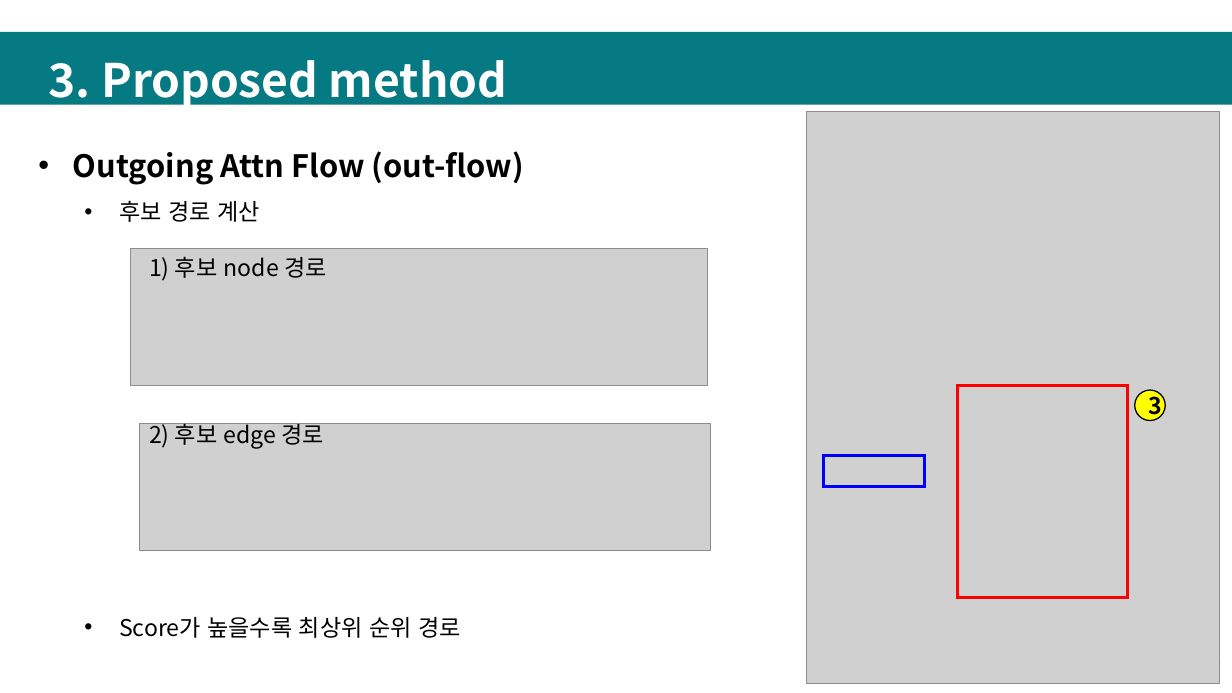
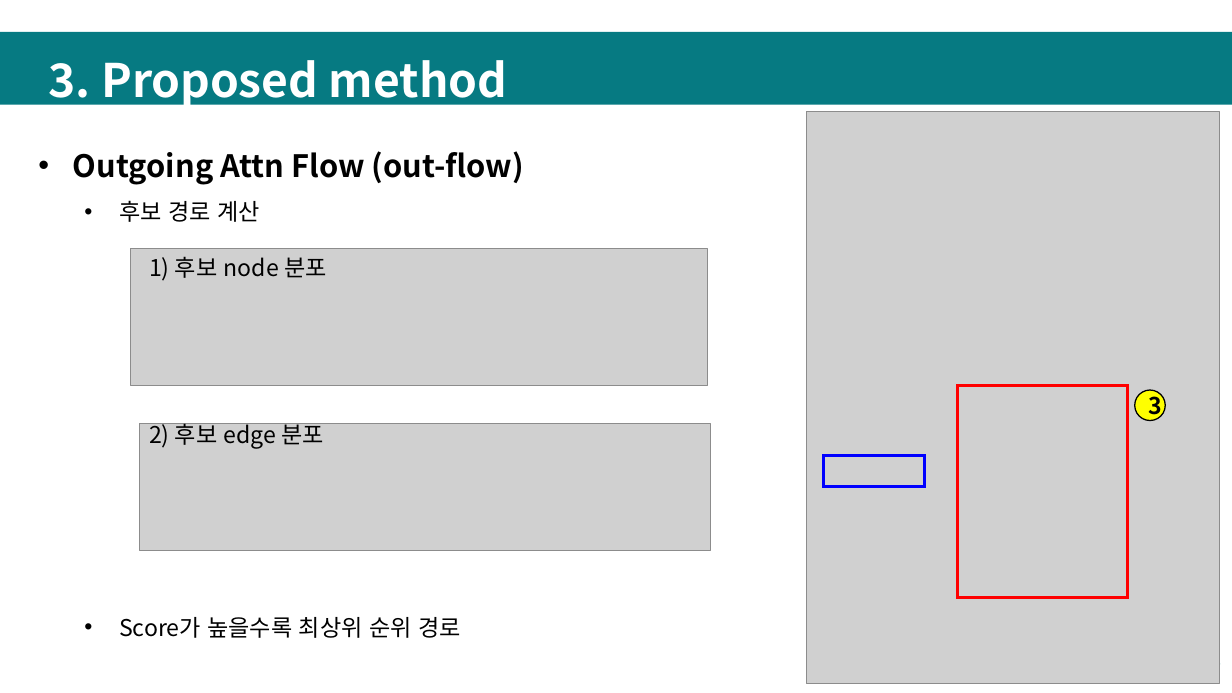
Before and after one commit to keejun-han/NLP_GNN_STUDY, a slide deck: slide 13 of Paper Review/(210623) AttnIO Knowledge Graph Exploration with In-and-Out Attention Flow for Knowledge-Grounded Dialogue(이천솔).pptx (slide 12 before the commit). Drawn at 1232x693 pixels with LibreOffice and Linux fonts; fonts in the diff are those of the drawing; grey boxes stand for pictures. Boxes give left, top, right and bottom in pixels: in the first picture for what was removed or moved away, otherwise in the second. Text is boxed around its words. In the diff, an @@ line names an element or a change of style, - is before the commit and + after.

```diff
--- a/Paper Review/(210623) AttnIO Knowledge Graph Exploration with In-and-Out Attention Flow for Knowledge-Grounded Dialogue(이천솔).pptx
+++ b/Paper Review/(210623) AttnIO Knowledge Graph Exploration with In-and-Out Attention Flow for Knowledge-Grounded Dialogue(이천솔).pptx
@@ text at (149,256,327,281): text changed @@
-1) 후보 node 경로
+1) 후보 node 분포
@@ text at (149,420,325,449): text changed @@
-2) 후보 edge 경로
+2) 후보 edge 분포
```
Also in this commit, not shown: 1 other slide changed, 1 slide added.
